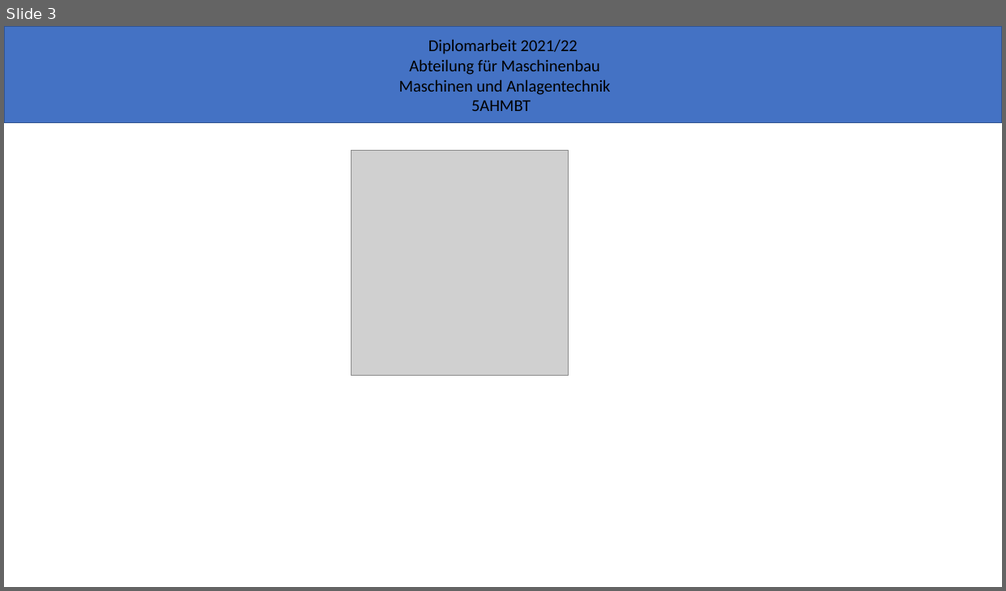
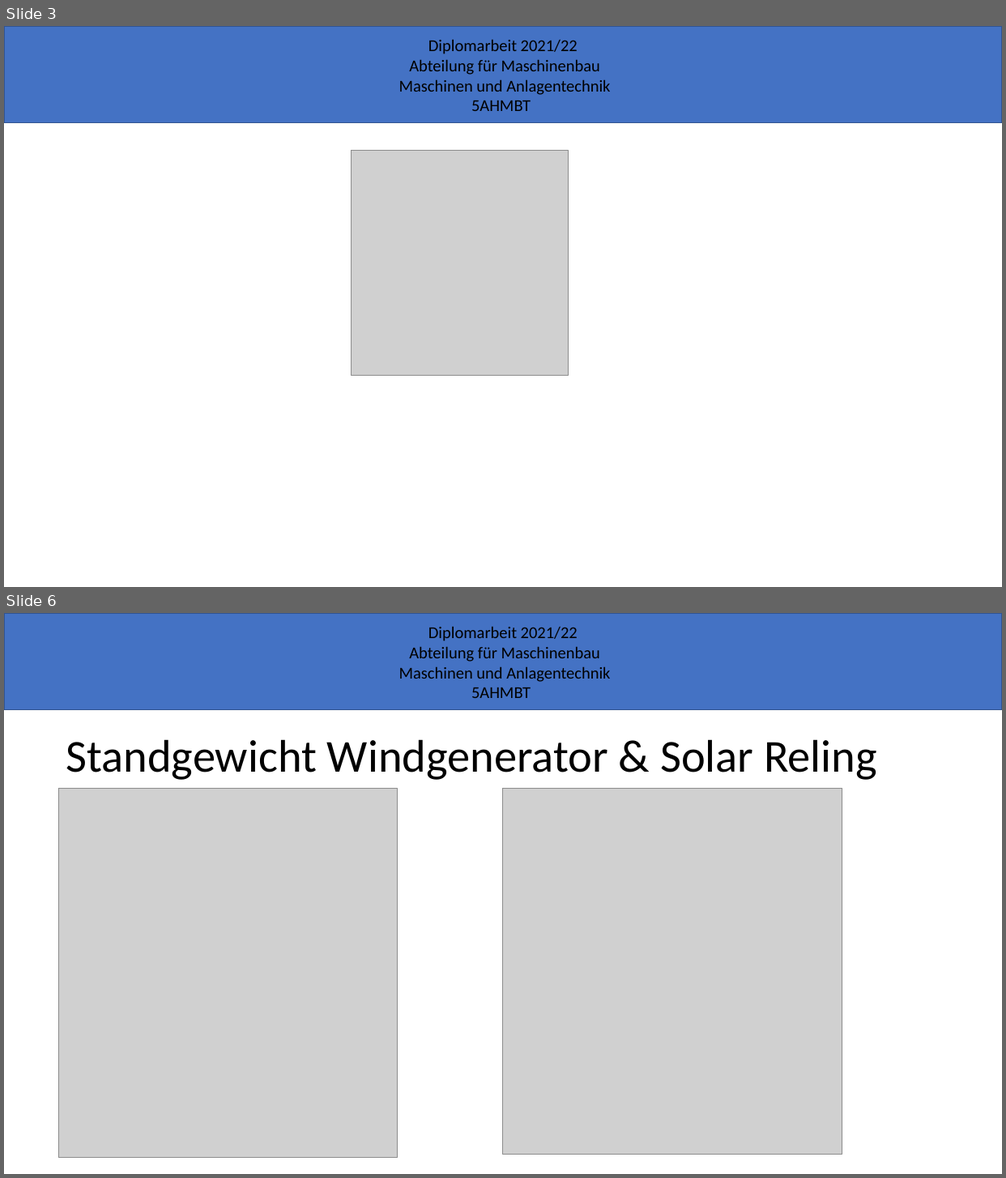
Before and after one commit to SchauerA/Maturaprojekt, a slide deck: Meilensteine/2. Meilenstein_präsentation.pptx. Shown one above the other, each under a label of ours: slide 3 before the commit, slides 3 and 6 after it; the slides between them are not shown. The pictures are 1006x591 and 1006x1178 pixels, drawn with LibreOffice and Linux fonts; fonts in the diff are those of the drawing; grey boxes stand for pictures; background and template pictures are left out. Boxes give left, top, right and bottom in pixels: in the first picture for what was removed or moved away, otherwise in the second. Text is boxed around its words. In the diff, an @@ line names an element or a change of style, - is before the commit and + after.

```diff
--- a/Meilensteine/2. Meilenstein_präsentation.pptx
+++ b/Meilensteine/2. Meilenstein_präsentation.pptx
@@ slide 6 added at (4, 613, 1002, 1174), background #FFFFFF; not listed: 2 template elements that a slide beside it also shows @@
@@ title added at (66, 739, 877, 780), 44 pt, text #000000 @@
+Standgewicht Windgenerator & Solar Reling
@@ picture added at (58, 789, 398, 1158) @@
@@ picture added at (503, 789, 842, 1154) @@
```
Also in this commit, not shown: 5 other slides added, 12 other files.
